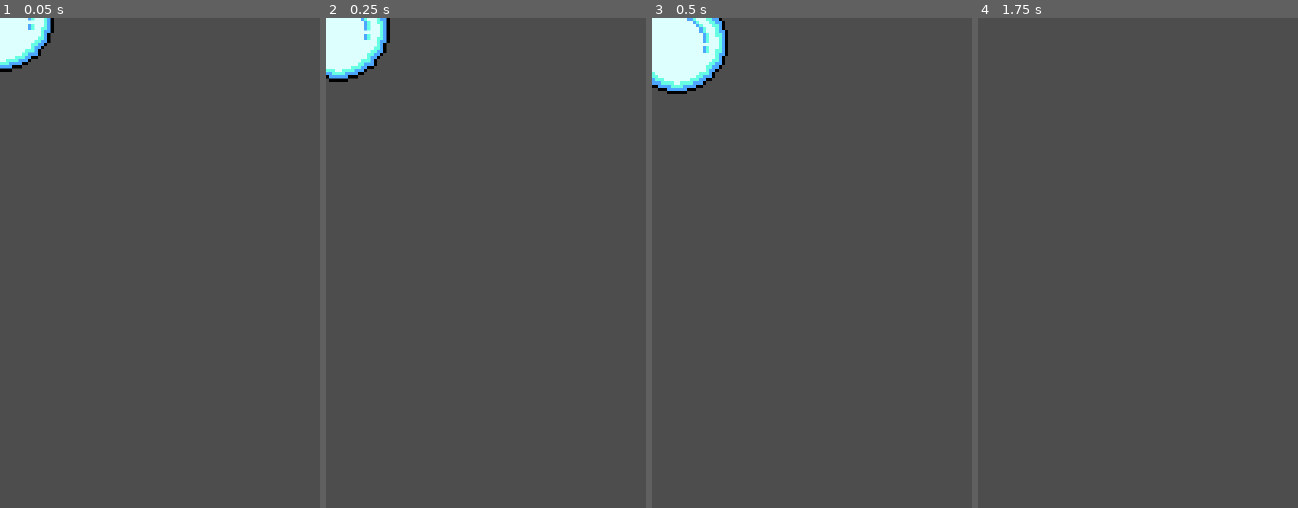
Above: before the commit, frames 1-4 (left to right).
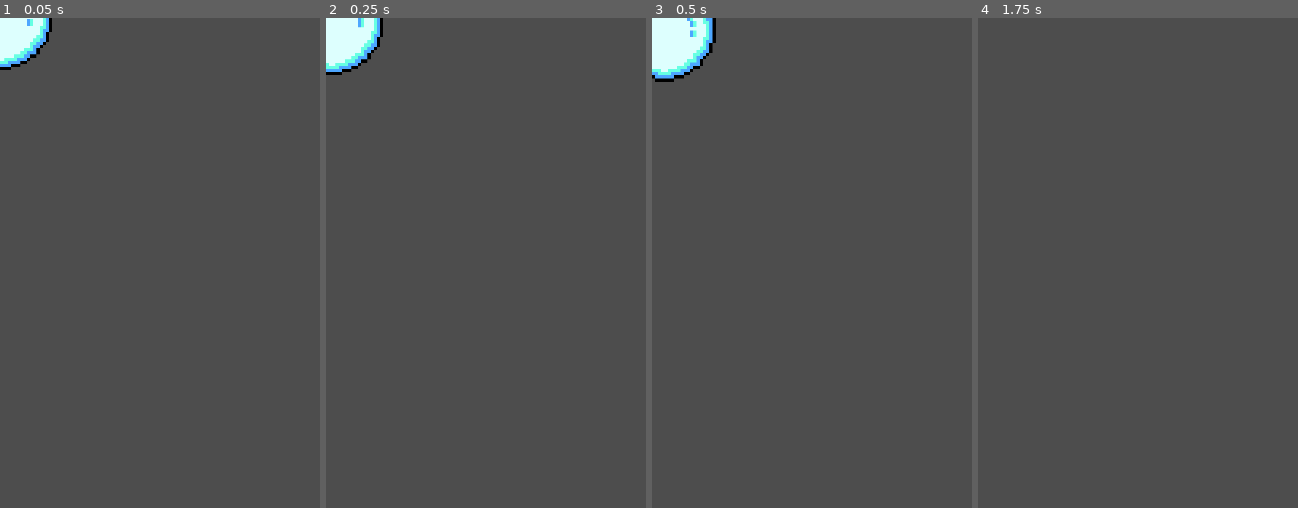
Above: after the commit, the same moments.

Repository: DiegoCali/Global-Game-Jam-2025
Game: Godot game, scene res://scenes/Bubble.tscn
Two runs of this game, one before a commit and one after it. Both use one fixed random seed, a clock stepped at 60 frames per second and the inputs below.
Inputs (mouse positions are in pixels of both pictures, inside the frame that each line leads up to):
- Up to frame 1 (0.05 s): no input
- Up to frame 2 (0.25 s): no input
- Up to frame 3 (0.5 s): no input
- Up to frame 4 (1.75 s): move the mouse to (1003, 42) at 0.52 s; click (1003, 42) at 0.67 s; tap Enter at 1.25 s; move the mouse to (1074, 287) at 1.27 s; click (1074, 287) at 1.42 s

The runs differ from the first frame. In frame 1, 0.4% of the frame differs, in the area x 0-17%, y 0-12%; in frame 2, 1.2%; in frame 3, 1.8%, in the area x 0-24%, y 0-16%; in frame 4, nothing differs.

Commit message:
added: bubble animation

Diff:
--- a/src/scenes/Bubble.tscn
+++ b/src/scenes/Bubble.tscn
@@ -1,19 +1,57 @@
-[gd_scene load_steps=4 format=3 uid="uid://13ocb1xxbxcl"]
+[gd_scene load_steps=9 format=3 uid="uid://13ocb1xxbxcl"]
 
 [ext_resource type="Script" path="res://scripts/bubble_movement.gd" id="1_egawn"]
 [ext_resource type="Texture2D" uid="uid://dte6m6b0f1wlh" path="res://assets/sprites/BurbujaBuena.png" id="2_g5y3x"]
+
+[sub_resource type="AtlasTexture" id="AtlasTexture_a6r1y"]
+atlas = ExtResource("2_g5y3x")
+region = Rect2(0, 0, 512, 512)
+
+[sub_resource type="AtlasTexture" id="AtlasTexture_baw7x"]
+atlas = ExtResource("2_g5y3x")
+region = Rect2(512, 0, 512, 512)
+
+[sub_resource type="AtlasTexture" id="AtlasTexture_l2kf7"]
+atlas = ExtResource("2_g5y3x")
+region = Rect2(0, 512, 512, 512)
+
+[sub_resource type="AtlasTexture" id="AtlasTexture_k67tk"]
+atlas = ExtResource("2_g5y3x")
+region = Rect2(512, 512, 512, 512)
+
+[sub_resource type="SpriteFrames" id="SpriteFrames_oxqc0"]
+animations = [{
+"frames": [{
+"duration": 1.0,
+"texture": SubResource("AtlasTexture_a6r1y")
+}, {
+"duration": 1.0,
+"texture": SubResource("AtlasTexture_baw7x")
+}, {
+"duration": 1.0,
+"texture": SubResource("AtlasTexture_l2kf7")
+}, {
+"duration": 1.0,
+"texture": SubResource("AtlasTexture_k67tk")
+}],
+"loop": true,
+"name": &"good_static",
+"speed": 5.0
+}]
 
 [sub_resource type="CircleShape2D" id="CircleShape2D_wsiao"]
 radius = 51.0
 
 [node name="Bubble" type="Node2D"]
 script = ExtResource("1_egawn")
+vx = 25
+vy = 25
 
-[node name="Sprite2D" type="Sprite2D" parent="."]
+[node name="AnimatedSprite2D" type="AnimatedSprite2D" parent="."]
 scale = Vector2(0.2, 0.2)
-texture = ExtResource("2_g5y3x")
-hframes = 2
-vframes = 2
+sprite_frames = SubResource("SpriteFrames_oxqc0")
+animation = &"good_static"
+frame_progress = 0.786544
 
 [node name="Area2D" type="Area2D" parent="."]
 
--- a/src/scripts/bubble_movement.gd
+++ b/src/scripts/bubble_movement.gd
@@ -1,10 +1,14 @@
 extends Node2D
 
-var velocity = Vector2(50, 50)
-
+@export var vx = 50
+@export var vy = 50
+var velocity = Vector2(0,0)
 # Called when the node enters the scene tree for the first time.
 func _ready() -> void:
+	velocity = Vector2(vx, vy)
+	$AnimatedSprite2D.play("good_static")
 	$Area2D.connect("input_event", self._on_area2d_input_event)
+	print(velocity)
 
 # Called every frame. 'delta' is the elapsed time since the previous frame.
 func _process(delta: float) -> void:
Not shown, added: src/assets/music/GameOver-song.mp3.import
Not shown, added: src/assets/music/InGameMusic.mp3.import
Not shown, added: src/assets/music/MenuSong.mp3.import
Not shown, changed: src/assets/sprites/BurbujaBuena.png.import
Not shown, added: other/game_background.png
